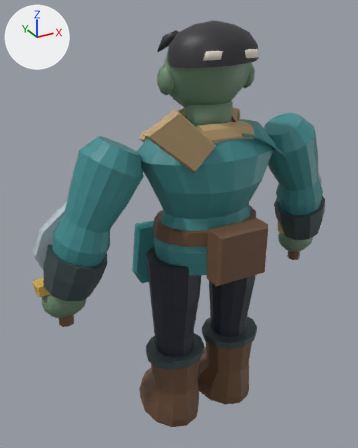
What one commit did to the FBX model exports/heroes/wc_u_orc_rogue/SK_wc_u_orc_rogue.fbx.
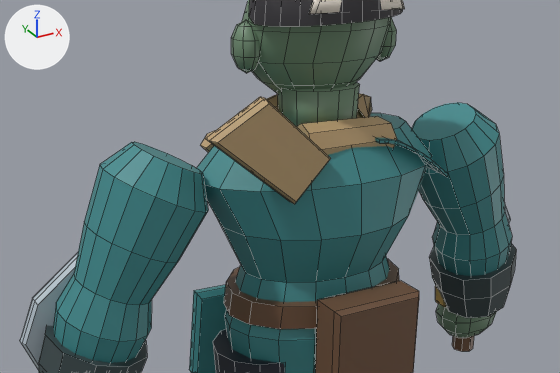
Each version appears first whole from a camera (50 mm lens) standing at (-1.127, -1.791, 1.989) and looking at (-0.097, 0.082, 1.052), and next in a close-up on the part from 6% to 98% of the width and 12% to 61% of the height. Lighting does not change. The marker at upper left points along +X, +Y and +Z. The first two pictures are the older version. The close-ups show mesh edges as thin lines. Where no turn or scale is listed for an object, it has been applied to the vertices. Vertices at exactly the same position are counted once.

In view in the first close-up: 'SK_wc_u_orc_rogue'.
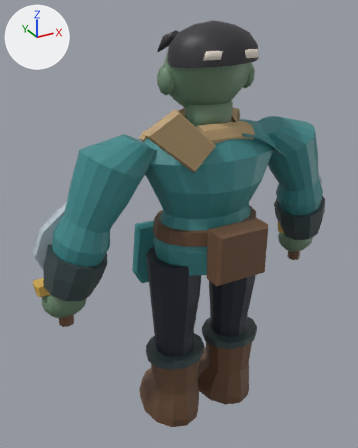
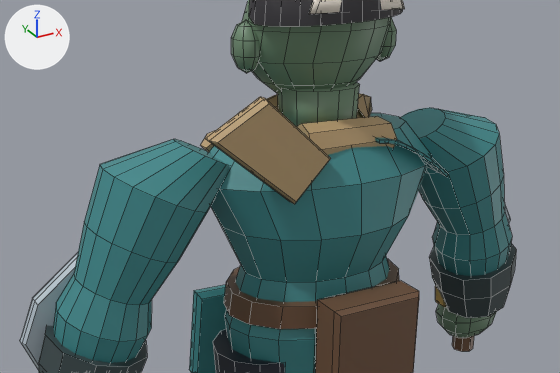
Location of each change, [x1, y1, x2, y2] in pixels of the close-ups (560 x 373 px; the box of a moved part takes in the faces that stretch with it):
part 1 of me_wc_tailoredgeometry_006, moved or reshaped: before [412, 103, 499, 174]; after [400, 108, 499, 174]
part 2 of me_wc_tailoredgeometry_006, moved or reshaped: before [100, 142, 208, 213]; after [100, 139, 230, 213]

The edits, one by one:
me_wc_tailoredgeometry_006 has 2024 vertices, 1680 faces and spans x -0.79..0.8, y -0.31..0.28, z 0.02..1.94.
me_wc_tailoredgeometry_006 is used by ob_sk_wc_u_orc_rogue; location (0.0, 0.0, 0.0).
me_wc_tailoredgeometry_006 part 1: all 16 vertices in x 0.33..0.49, y -0.09..0.09, z 1.45..1.53 are scaled about their middle by 0.865, then moved by (-0.09, 0.0, 0.0).
me_wc_tailoredgeometry_006 part 2: all 16 vertices in x -0.49..-0.33, y -0.09..0.09, z 1.45..1.53 are scaled about their middle by 0.865, then moved by (0.09, 0.0, 0.0).
